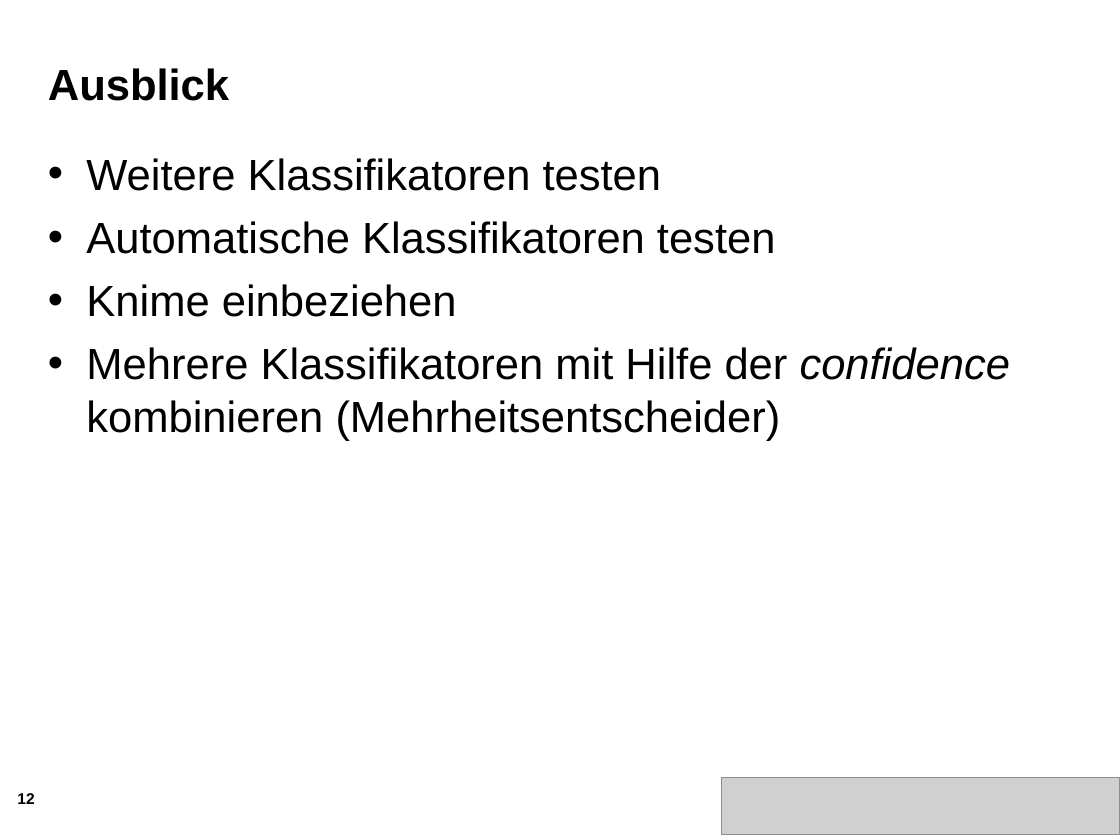
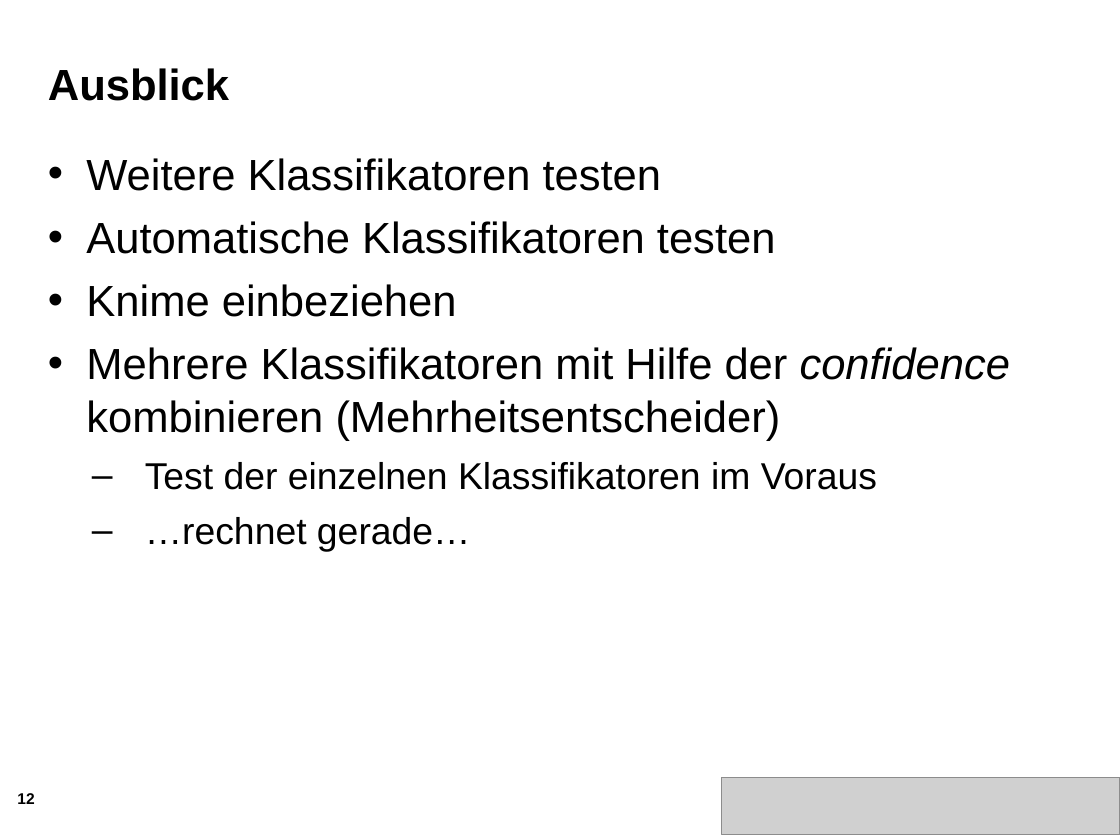
Before and after one commit to majdi14789/dwm10, a slide deck: slide 12 of Zwischenpräsentation/Zwischenstand1.ppt. Drawn at 1120x840 pixels with LibreOffice and Linux fonts; fonts in the diff are those of the drawing; grey boxes stand for pictures; background and template pictures are left out. Boxes give left, top, right and bottom in pixels: in the first picture for what was removed or moved away, otherwise in the second. Text is boxed around its words. In the diff, an @@ line names an element or a change of style, - is before the commit and + after.

```diff
--- a/Zwischenpräsentation/Zwischenstand1.ppt
+++ b/Zwischenpräsentation/Zwischenstand1.ppt
@@ text at <box>145,462,877,552</box>: paragraphs added @@
+  – Test der einzelnen Klassifikatoren im Voraus
+  – …rechnet gerade…
```
Also in this commit, not shown: 1 slide added, 1 other file.
